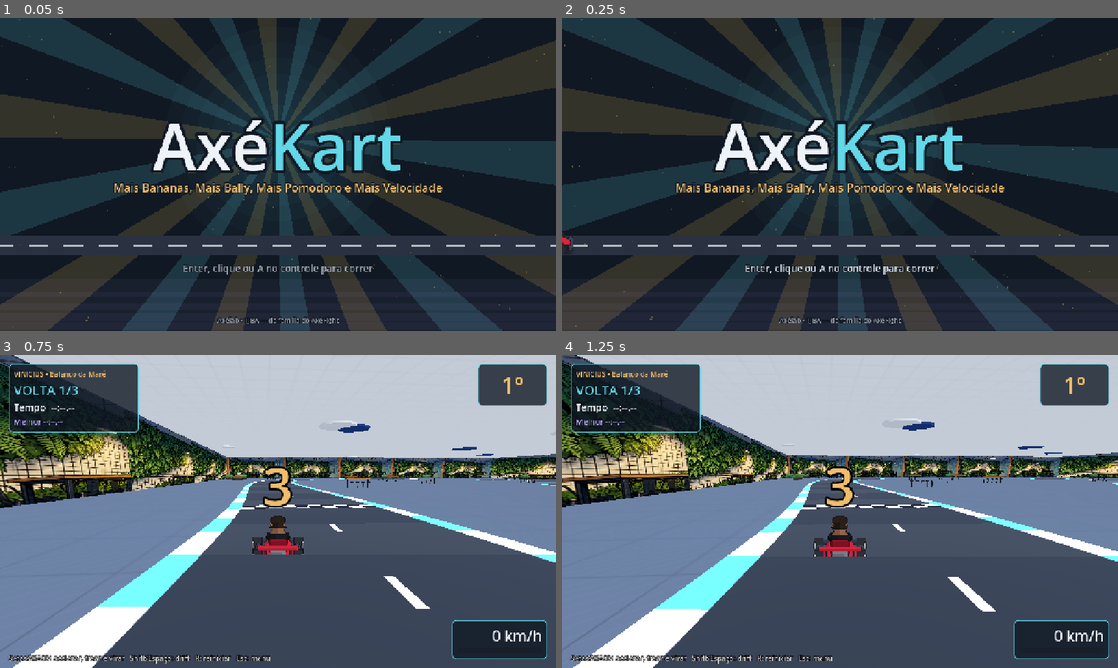
Above: before the commit, frames 1-4 (two rows, left to right).
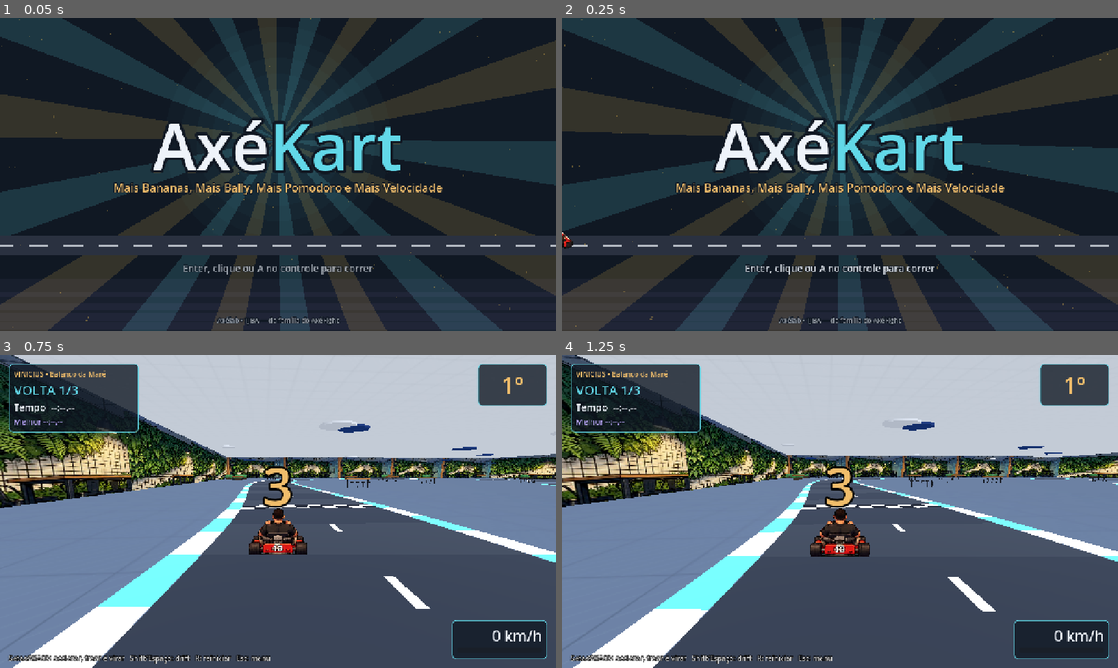
Above: after the commit, the same moments.

Repository: AbreuVin/AxeKart-World
Game: Godot game, scene res://scenes/ui/FrontEnd.tscn
Two runs of this game, one before a commit and one after it. Both use one fixed random seed, a clock stepped at 60 frames per second and the inputs below.
Inputs (mouse positions are in pixels of both pictures, inside the frame that each line leads up to):
- Up to frame 1 (0.05 s): no input
- Up to frame 2 (0.25 s): no input
- Up to frame 3 (0.75 s): tap Enter at 0.5 s; move the mouse to (400, 495) at 0.52 s; hold Right (direita) from 0.53 s (still down); hold Up (acelerar) from 0.53 s (still down); click (400, 495) at 0.67 s
- Up to frame 4 (1.25 s): keep holding Right (direita); keep holding Up (acelerar); tap Space at 0.77 s

Frame 1 is identical in both runs. In frame 2, less than 0.1% of the frame differs, in the area x 0-2%, y 68-76%; in frame 3, 0.9%; in frame 4, 0.9%, in the area x 44-56%, y 48-65%.

Commit message:
Vinicius ilustrado por IA com kart 13 (0.5.0)
Arte gerada no Canva a partir da guarda, do retrato e do design do
Vinicius no Axé Fight. Novo import_generated_sheet.py: chroma key com
despill, recorte por objeto, escala única pela vista lateral e rodas
no chão. Gerador em código não sobrescreve pilotos gerados por IA.

Co-Authored-By: Claude Opus 5.5 <noreply@anthropic.com>
Claude-Session: https://claude.ai/code/session_01DKNKwCZT87sHqpGDf2T2Vk

Diff:
--- a/assets/karts/vinicius/kart.json
+++ b/assets/karts/vinicius/kart.json
@@ -13,8 +13,28 @@
   "chao_px": 16,
   "placeholder": false,
   "aprovado_por_pessoa": true,
-  "origem_arte": "Cabeça recortada do sprite de guarda do Axé Fight (César), com autorização; kart e corpo gerados por tools/sprites/build_pilot_sheet.py",
+  "origem_arte": "Gerado por IA (Canva) a partir da arte do Axé Fight (César), com autorização; importado por tools/sprites/import_generated_sheet.py",
   "ordem": 0,
   "cabelo": "#28211c",
-  "cor_kart_nota": "Vermelho pedido pelo usuário em 02/11/2026"
+  "cor_kart_nota": "Vermelho pedido pelo usuário em 02/11/2026",
+  "gerado": {
+    "arquivo": "source/gerado_canva.png",
+    "colunas": 4,
+    "linhas": 2,
+    "mapa": [
+      0,
+      1,
+      2,
+      3,
+      4,
+      5,
+      6,
+      null
+    ],
+    "espelhar": {
+      "7": 1
+    },
+    "origem": "Canva generate-image (02/11/2026) com referências do Axé Fight: guarda, retrato e design do Vinicius"
+  },
+  "numero": 13
 }
--- a/project.godot
+++ b/project.godot
@@ -4,7 +4,7 @@
 [application]
 
 config/name="AxéKart"
-config/version="0.4.0"
+config/version="0.5.0"
 run/main_scene="res://scenes/ui/FrontEnd.tscn"
 config/features=PackedStringArray("4.7", "GL Compatibility")
 
Binary file added: assets/karts/vinicius/source/gerado_canva.png
Not shown, added: assets/karts/vinicius/source/gerado_canva.png.import
Binary file changed: assets/karts/vinicius/sprites/sheet.png
Not shown, changed: CHANGELOG.md
Not shown, changed: assets/CREDITS.md
Not shown, changed: docs/DESIGN_GUIDE.md
